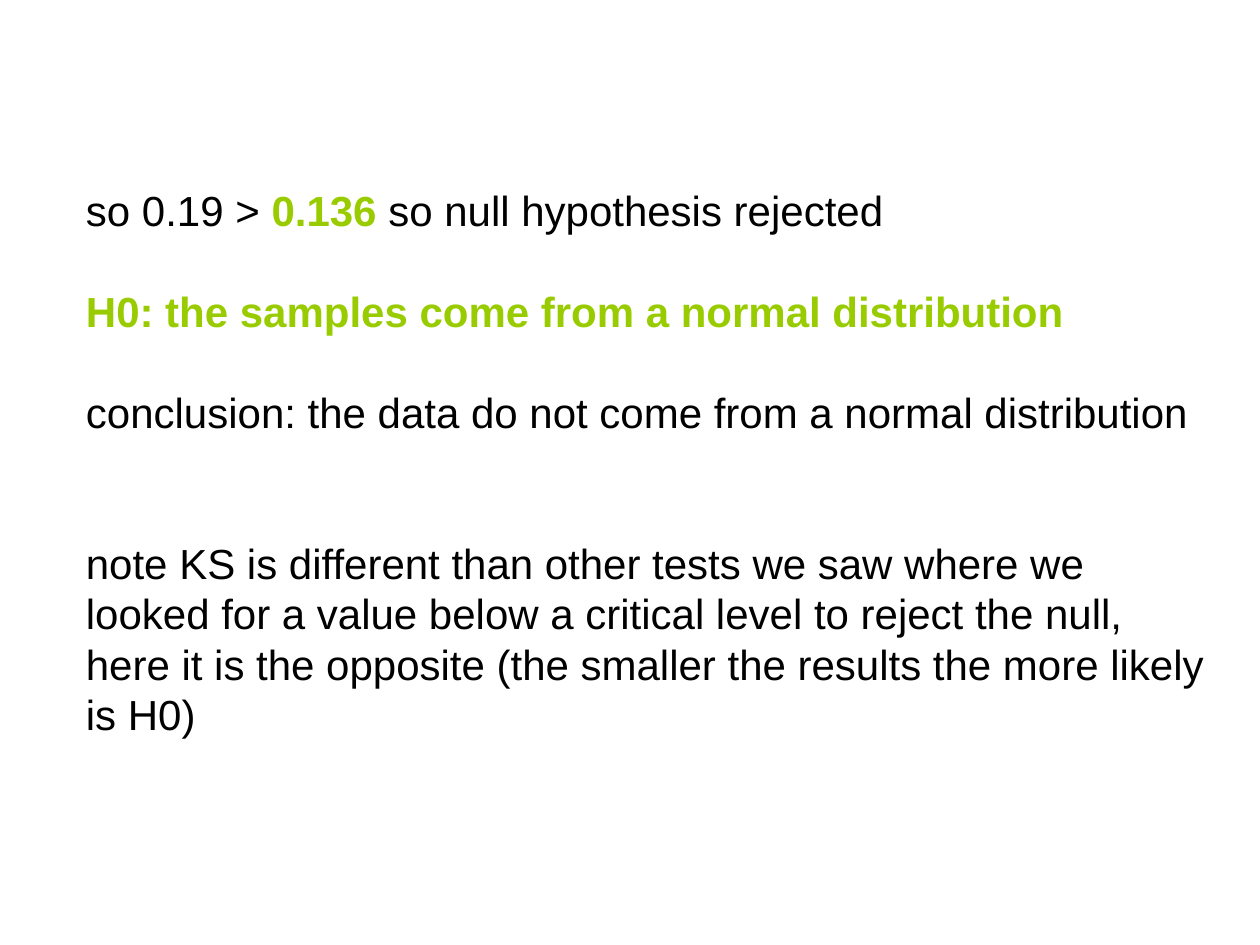
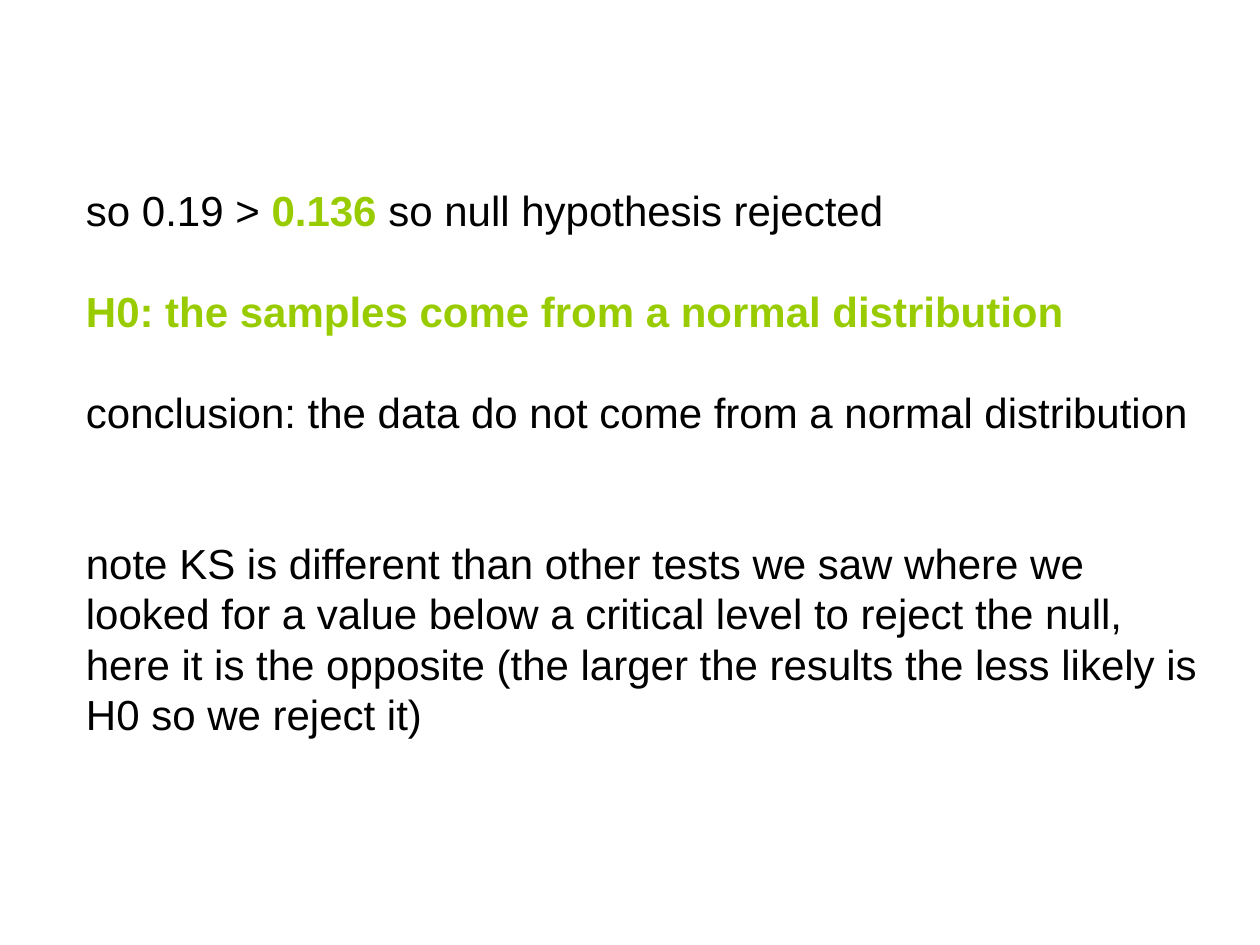
Before and after one commit to coms10011/2018_19, a slide deck: slide 29 of 15-NormalityTesting/15-Roudaut-test-normality-45min.pptx. Drawn at 1260x945 pixels with LibreOffice and Linux fonts; fonts in the diff are those of the drawing. Boxes give left, top, right and bottom in pixels: in the first picture for what was removed or moved away, otherwise in the second. Text is boxed around its words. In the diff, an @@ line names an element or a change of style, - is before the commit and + after.

```diff
--- a/15-NormalityTesting/15-Roudaut-test-normality-45min.pptx
+++ b/15-NormalityTesting/15-Roudaut-test-normality-45min.pptx
@@ text at (86,548,1196,739): text changed @@
-note KS is different than other tests we saw where we looked for a value below a critical level to reject the null, here it is the opposite (the smaller the results the more likely is H0)
+note KS is different than other tests we saw where we looked for a value below a critical level to reject the null, here it is the opposite (the larger the results the less likely is H0 so we reject it)
```
Also in this commit, not shown: 1 other slide changed, 1 slide added, 1 other file.
